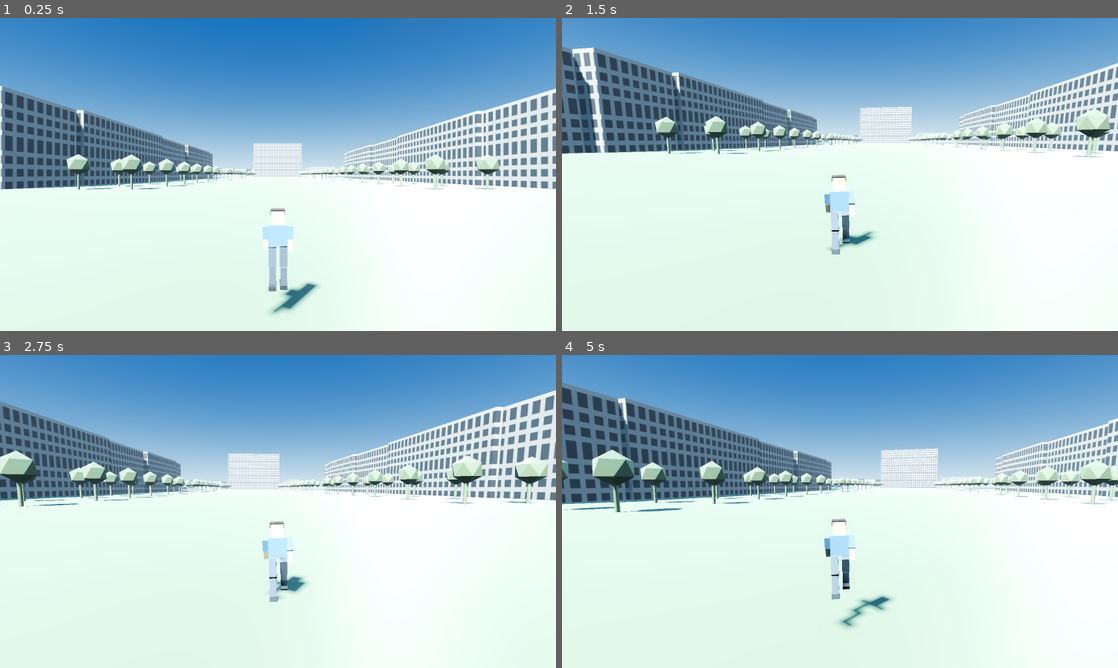
Above: before the commit, frames 1-4 (two rows, left to right).
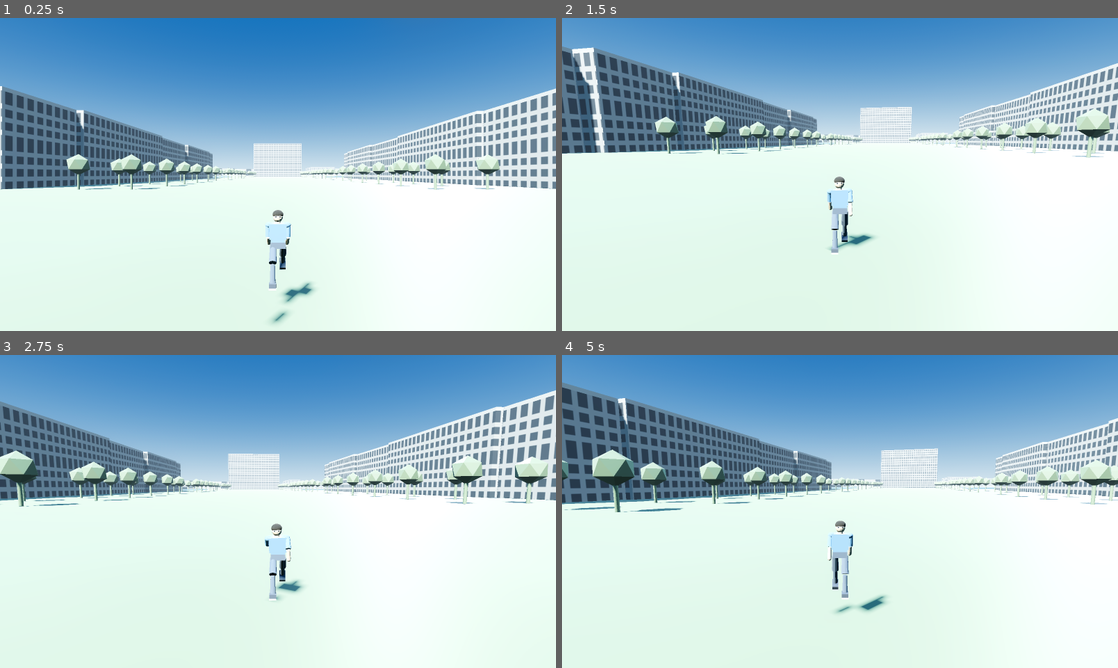
Above: after the commit, the same moments.

Repository: M1ghty32/M1ghty_2wy
Game: Godot game, scene res://main.tscn
Two runs of this game, one before a commit and one after it. Both use one fixed random seed, a clock stepped at 60 frames per second and the inputs below.
Inputs (mouse positions are in pixels of both pictures, inside the frame that each line leads up to):
- Up to frame 1 (0.25 s): no input
- Up to frame 2 (1.5 s): move the mouse to (867, 174) at 0.52 s; hold Shift 0.53-1.28 s; hold W from 0.53 s (still down); tap Space at 0.77 s; move the mouse to (812, 174) at 1.27 s; tap Shift at 1.35 s
- Up to frame 3 (2.75 s): keep holding W; tap Space at 1.52 s; move the mouse to (289, 505) at 2.02 s; hold Shift from 2.03 s (still down)
- Up to frame 4 (5 s): keep holding W; move the mouse to (834, 517) at 2.77 s; release Shift at 2.78 s; tap Shift at 2.85, 4.35 s; tap Space at 3.02, 3.77, 4.52 s; move the mouse to (878, 514) at 3.52 s; hold Shift 3.53-4.28 s; move the mouse to (795, 508) at 4.27 s

The runs differ from the first frame. In frame 1, 0.8% of the frame differs, in the area x 47-58%, y 60-98%; in frame 2, 0.5%; in frame 3, 0.5%; in frame 4, 1.0%, in the area x 47-60%, y 52-88%.

Commit message:
feat(character): rounded humanoid with face, clothing, idle/walk/run animations

Diff:
--- a/city-twin/godot/main.gd
+++ b/city-twin/godot/main.gd
@@ -8,6 +8,9 @@
 var shot_path: String = ""
 var use_glb: bool = false
 var anim_player: AnimationPlayer
+var anim_walk := ""
+var anim_idle := ""
+var anim_run := ""
 
 func _ready() -> void:
 	var args := OS.get_cmdline_user_args()
@@ -404,8 +407,17 @@
 	if root == null:
 		return null
 	anim_player = root.find_child("*AnimationPlayer*", true, false) as AnimationPlayer
-	if anim_player and anim_player.get_animation_list().size() > 0:
-		anim_player.play(anim_player.get_animation_list()[0])
+	if anim_player:
+		for an in anim_player.get_animation_list():
+			var low := String(an).to_lower()
+			if low.contains("walk"):
+				anim_walk = an
+			elif low.contains("run"):
+				anim_run = an
+			elif low.contains("idle"):
+				anim_idle = an
+		if anim_idle != "":
+			anim_player.play(anim_idle)
 	return root
 
 func _tri(st: SurfaceTool, a: Vector3, b: Vector3, c: Vector3) -> void:
@@ -437,9 +449,17 @@
 	if Input.is_key_pressed(KEY_SPACE) and player.is_on_floor():
 		player.velocity.y = 6.0
 	player.move_and_slide()
+	if anim_player:
+		var moving_now := input.length() > 0.1
+		var target_anim := anim_idle if not moving_now else (anim_run if Input.is_key_pressed(KEY_SHIFT) else anim_walk)
+		if target_anim != "" and anim_player.current_animation != target_anim:
+			anim_player.play(target_anim)
 
 func _process(_delta: float) -> void:
 	frames += 1
+	if shot_path != "" and frames == 25 and anim_player and anim_walk != "":
+		anim_player.play(anim_walk)
+		anim_player.seek(0.35, true)
 	if shot_path != "" and frames == 45:
 		await RenderingServer.frame_post_draw
 		var img := get_viewport().get_texture().get_image()
Binary file changed: city-twin/godot/assets/player.glb
Not shown, added: city-twin/blender/character_v2.py
